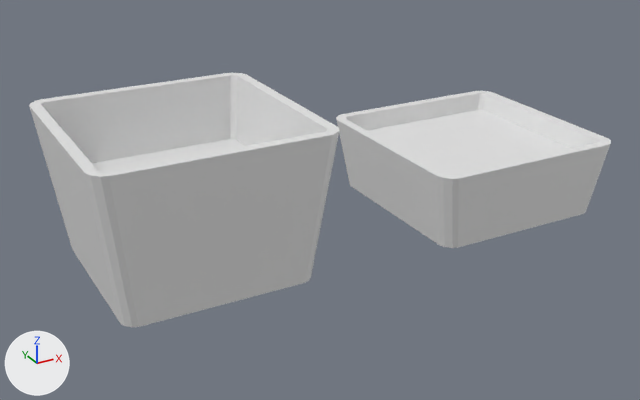
An edit to the Blender file Artwork/Models/Place2.blend, drawn before and after from the same camera.
Before and after are seen from a 50 mm lens placed at (-0.346, -0.987, 0.541), pointed at (0.193, -0.007, 0.051). The axes (+X, +Y, +Z) are drawn at lower left. The lights are the same throughout.

In view in the first picture: 'Sauce', 'ToppingBowl'.
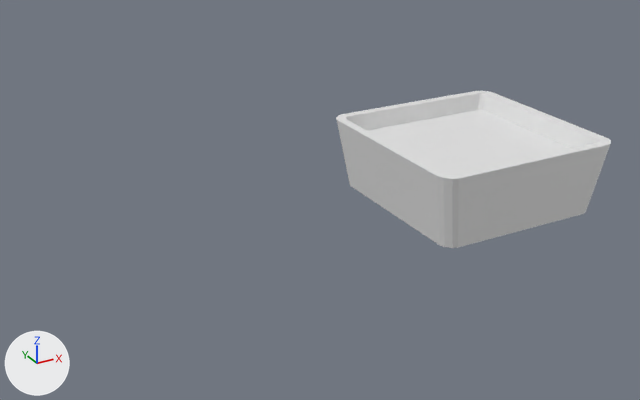
Changed parts and their boxes [x1, y1, x2, y2] in the pictures (640 x 400 px):
'Sauce', hidden: before [29, 73, 340, 327]

Edits to the bpy script that builds the scene:
```text
Change ob_sauce:
    add ob_sauce.hide_set(True)
```
